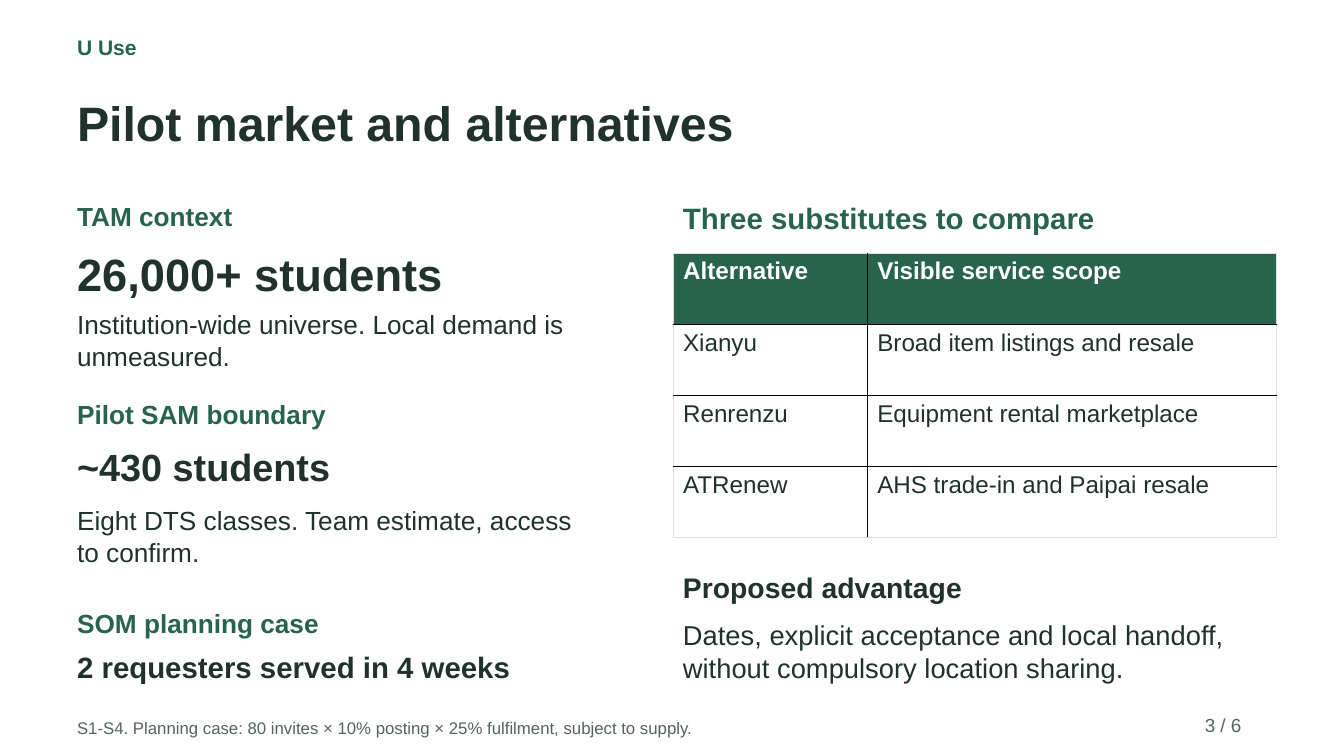
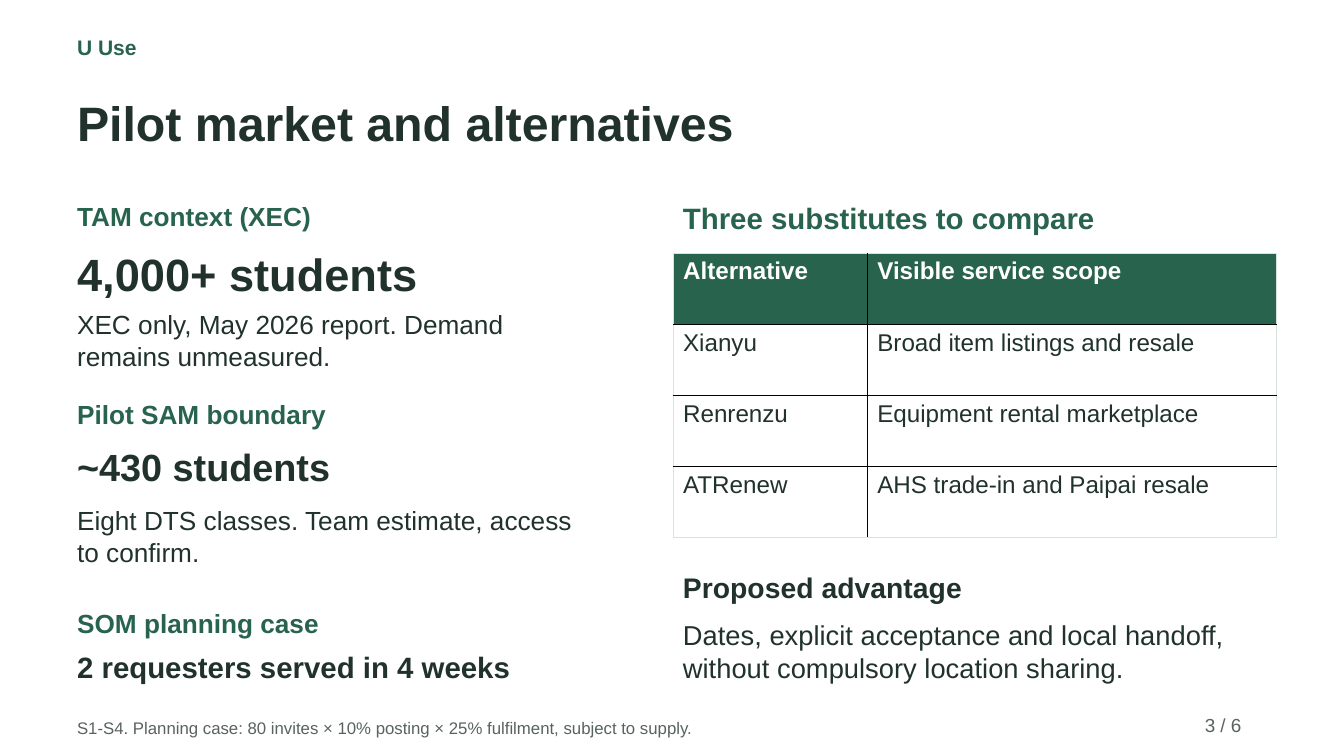
Before and after one commit to Rita020903/U-Use, a slide deck: slide 3 of A1_Current/UUse_A1_6_Slides.pptx. Drawn at 1344x756 pixels with LibreOffice and Linux fonts; fonts in the diff are those of the drawing. Boxes give left, top, right and bottom in pixels: in the first picture for what was removed or moved away, otherwise in the second. Text is boxed around its words. In the diff, an @@ line names an element or a change of style, - is before the commit and + after.

Commit message:
docs: correct A1 market context to XEC campus population

```diff
--- a/A1_Current/UUse_A1_6_Slides.pptx
+++ b/A1_Current/UUse_A1_6_Slides.pptx
@@ text at bbox=[77, 207, 311, 232]: text changed @@
-TAM context
+TAM context (XEC)
@@ text at bbox=[77, 258, 417, 298]: text changed @@
-26,000+ students
+4,000+ students
@@ text at bbox=[77, 315, 503, 367]: text changed @@
-Institution-wide universe. Local demand is unmeasured.
+XEC only, May 2026 report. Demand remains unmeasured.
```
Also in this commit, not shown: 7 other files.
